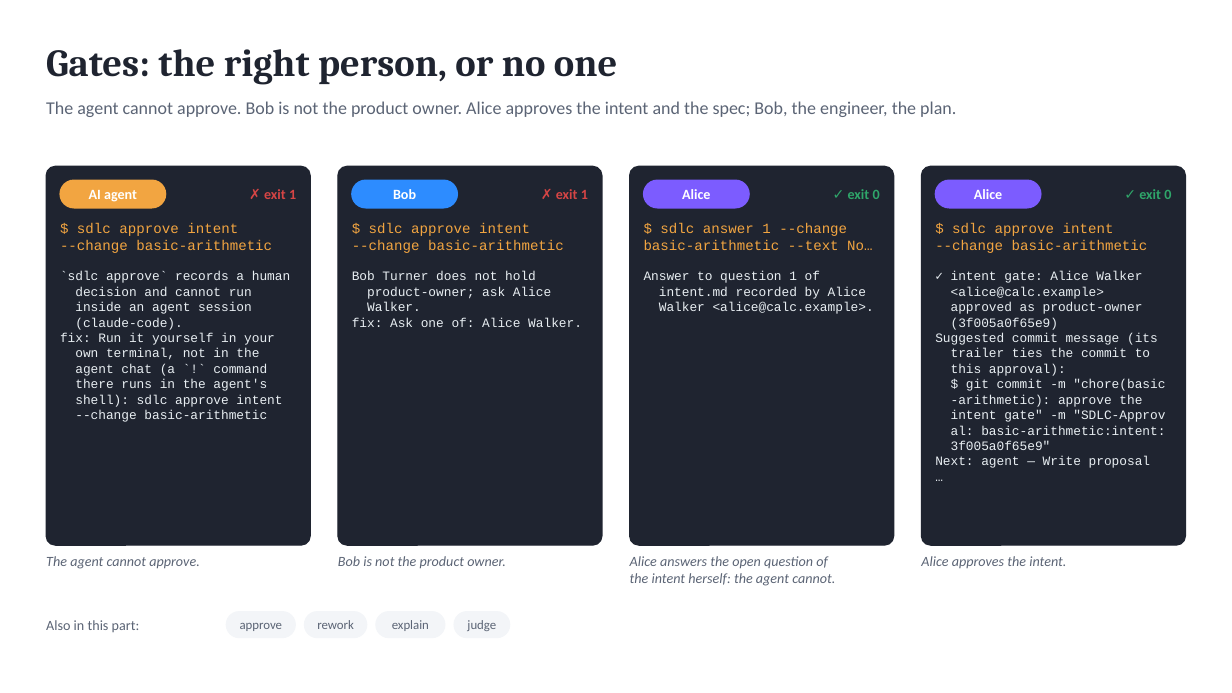
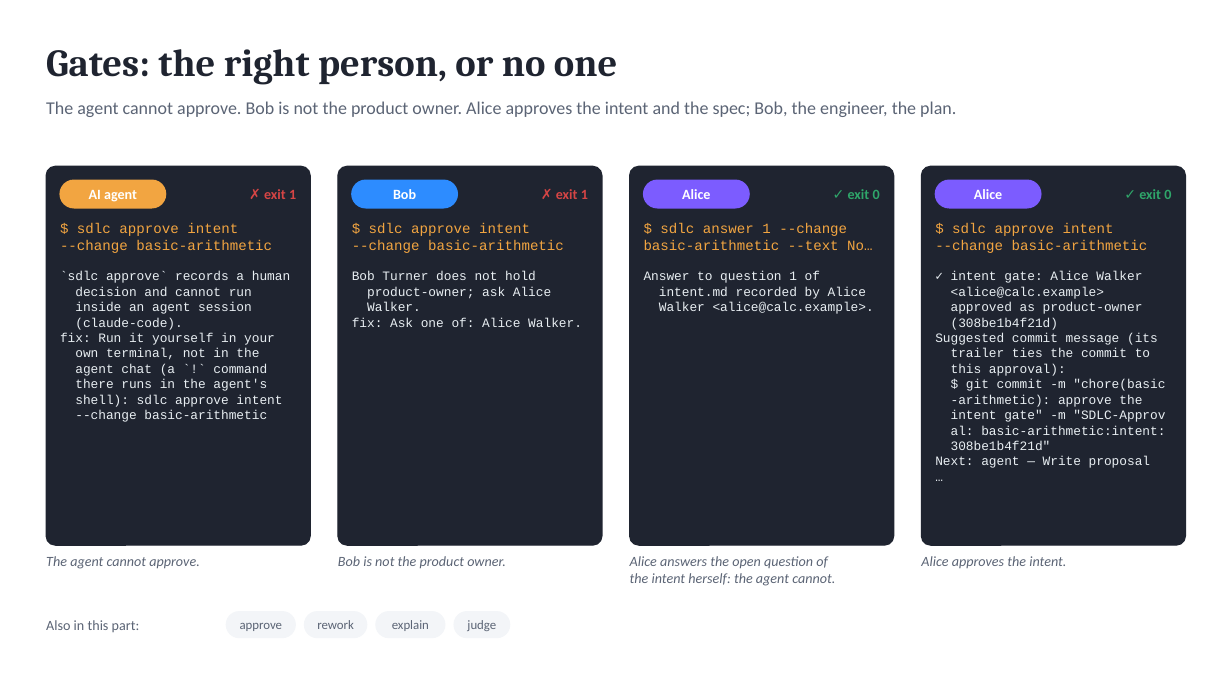
Before and after one commit to marin-ai-tech/sdlc, a slide deck: slide 8 of docs/demo/sdlc-calculator-demo.en.pptx. Drawn at 1232x693 pixels with LibreOffice and Linux fonts; fonts in the diff are those of the drawing. Boxes give left, top, right and bottom in pixels: in the first picture for what was removed or moved away, otherwise in the second. Text is boxed around its words. In the diff, an @@ line names an element or a change of style, - is before the commit and + after.

```diff
--- a/docs/demo/sdlc-calculator-demo.en.pptx
+++ b/docs/demo/sdlc-calculator-demo.en.pptx
@@ text at box(951, 317, 1058, 330): text changed @@
-(3f005a0f65e9)
+(308be1b4f21d)
@@ text at box(951, 441, 1051, 450): text changed @@
-3f005a0f65e9"
+308be1b4f21d"
```
Also in this commit, not shown: 6 other slides changed, 47 other files.
